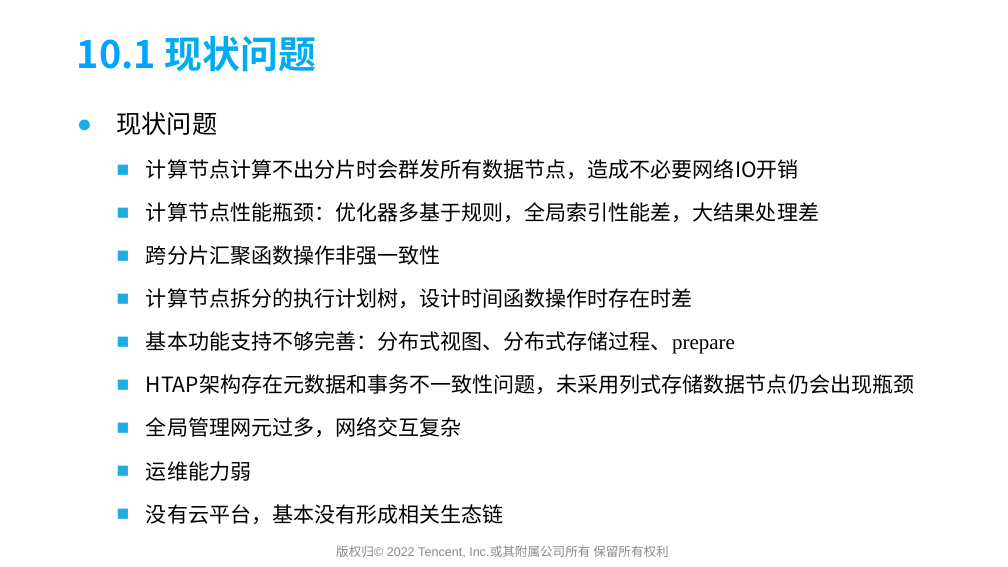
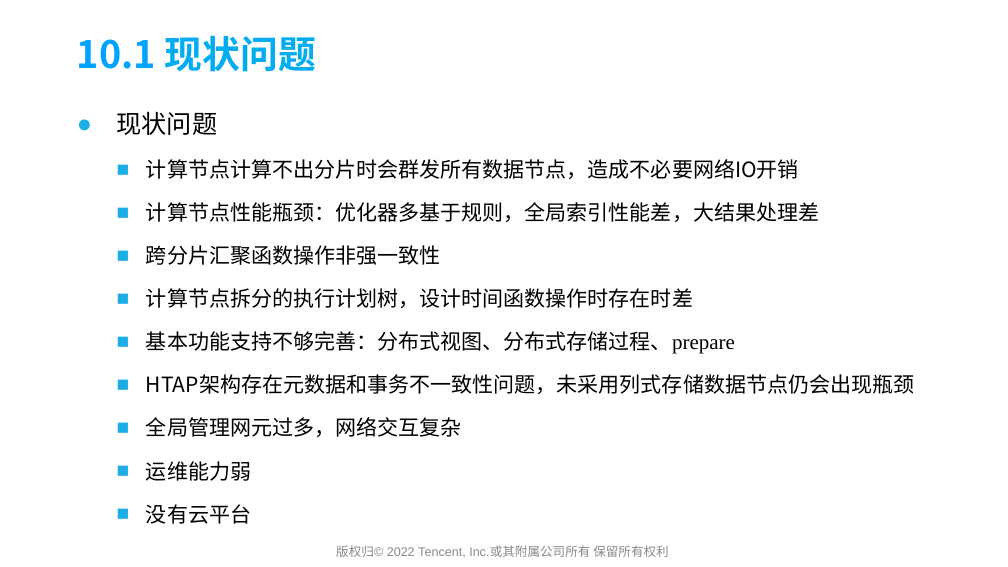
Before and after one commit to yedushusheng/mysql-learning, a slide deck: slide 67 of 28. OLTP/GoldenDB产品简介及架构解析.pptx (slide 66 before the commit). Drawn at 1008x567 pixels with LibreOffice and Linux fonts; fonts in the diff are those of the drawing; background and template pictures are left out. Boxes give left, top, right and bottom in pixels: in the first picture for what was removed or moved away, otherwise in the second. Text is boxed around its words. In the diff, an @@ line names an element or a change of style, - is before the commit and + after.

```diff
--- a/28. OLTP/GoldenDB产品简介及架构解析.pptx
+++ b/28. OLTP/GoldenDB产品简介及架构解析.pptx
@@ text at (146, 504, 251, 524): text changed @@
-  ■ 没有云平台，基本没有形成相关生态链
+  ■ 没有云平台
```
Also in this commit, not shown: 6 other slides changed, 1 slide added.
